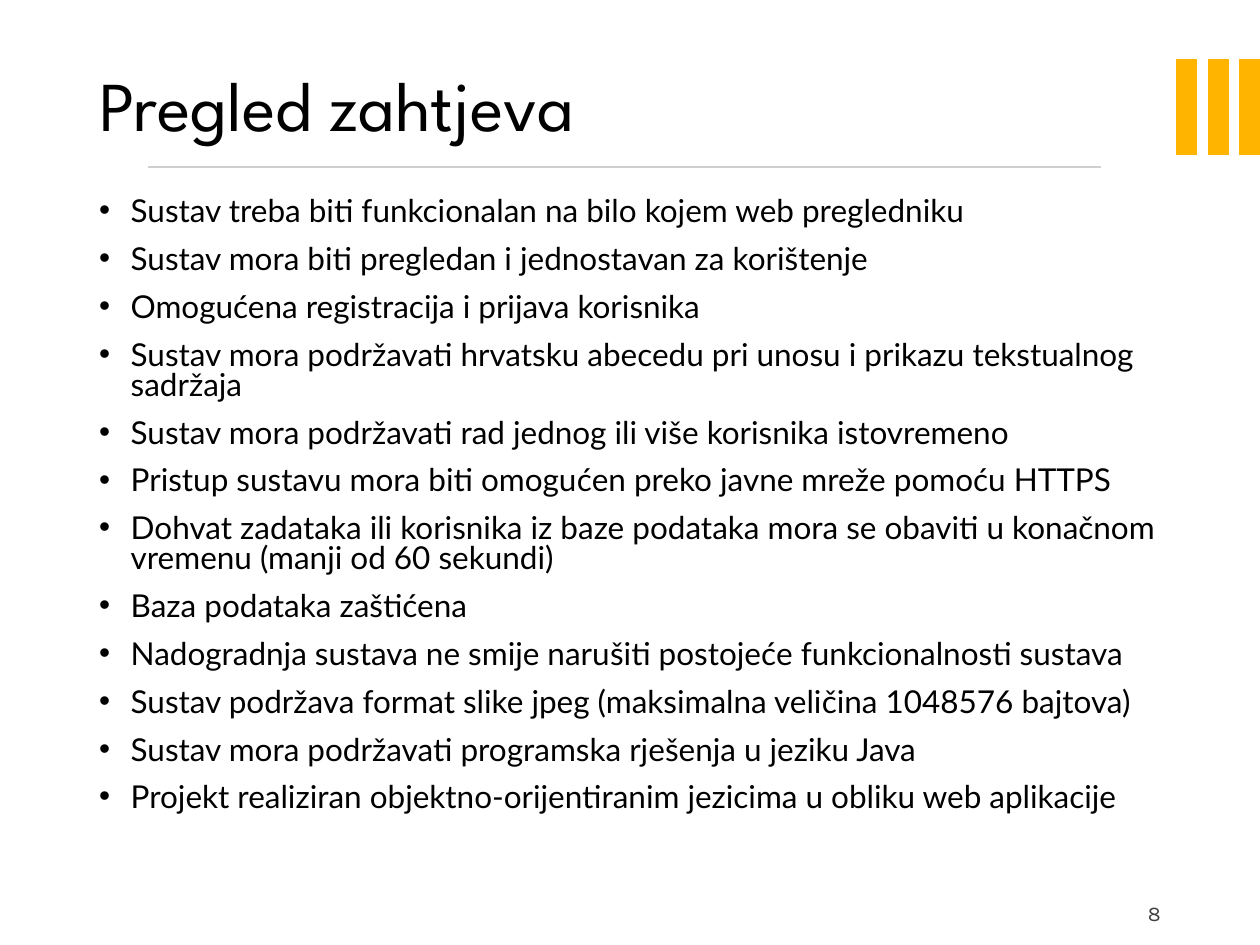
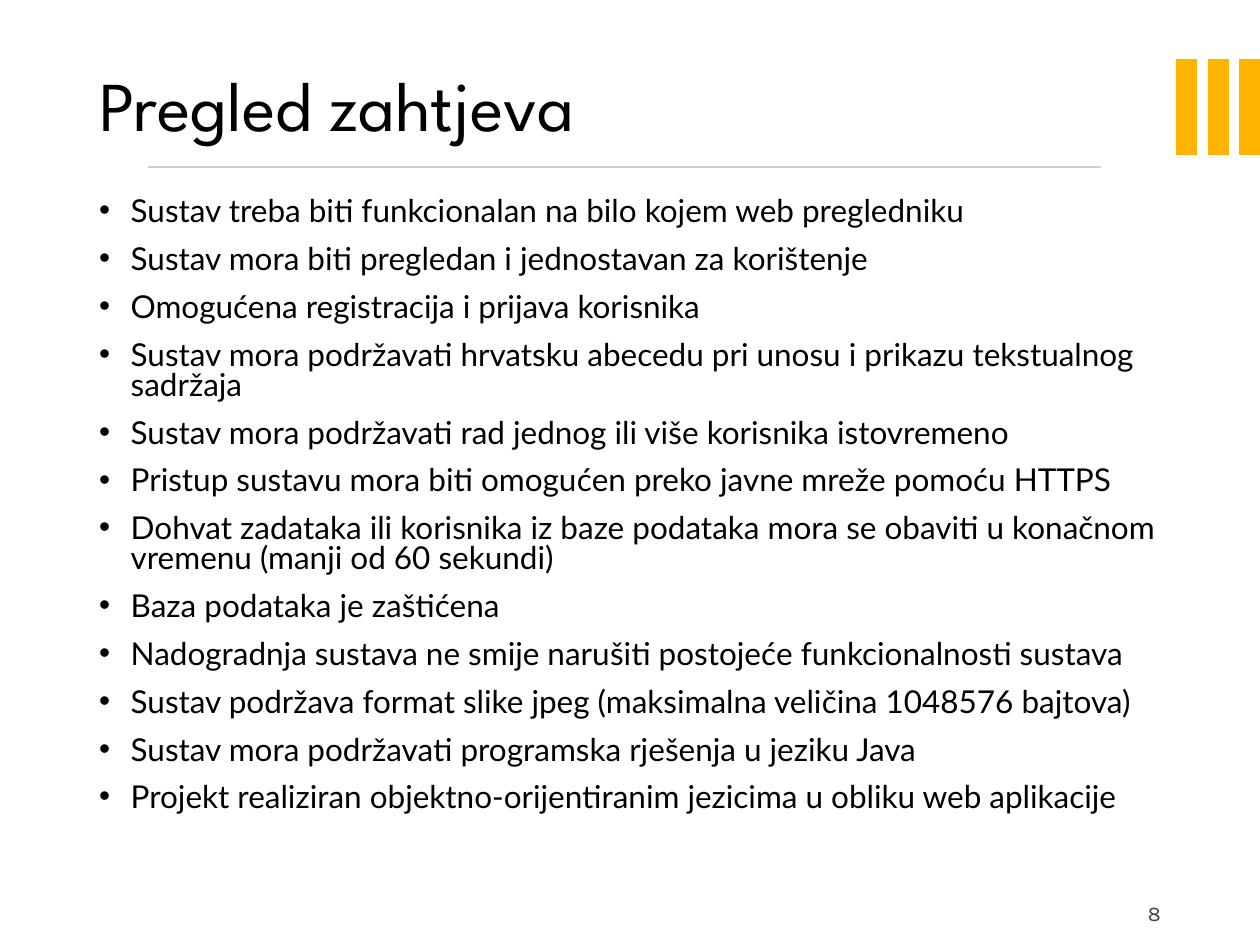
Before and after one commit to filipm55/KoderKolege, a slide deck: slide 8 of BytePit.pptx. Drawn at 1260x945 pixels with LibreOffice and Linux fonts; fonts in the diff are those of the drawing; background and template pictures are left out. Boxes give left, top, right and bottom in pixels: in the first picture for what was removed or moved away, otherwise in the second. Text is boxed around its words. In the diff, an @@ line names an element or a change of style, - is before the commit and + after.

```diff
--- a/BytePit.pptx
+++ b/BytePit.pptx
@@ text at <box>131,593,500,623</box>: text changed @@
-• Baza podataka zaštićena
+• Baza podataka je zaštićena
```
Also in this commit, not shown: 3 other slides changed.
